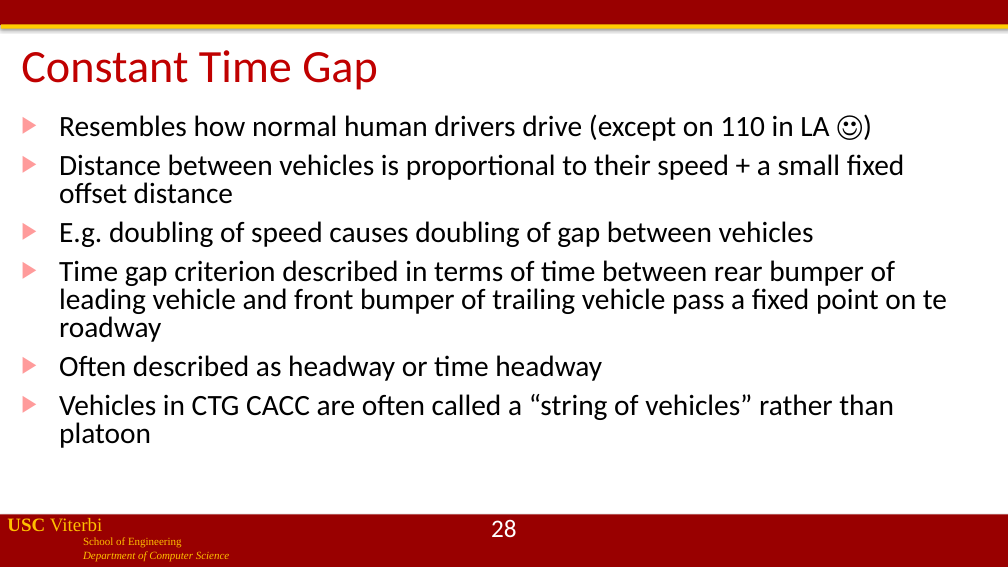
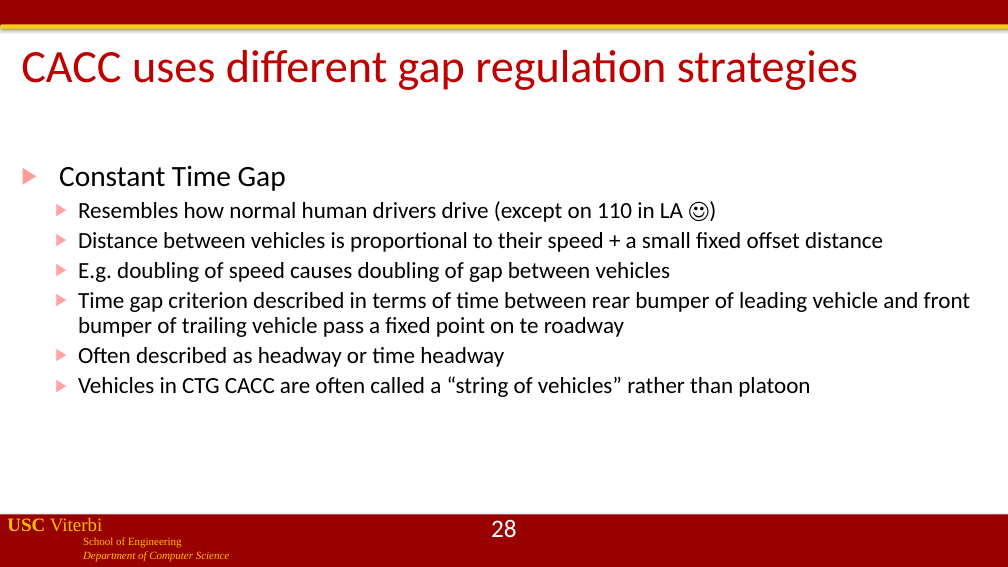
Before and after one commit to jdeshmukh/jdeshmukh.github.io, a slide deck: slide 28 of teaching/cs513slides/lecture13-communication-and-security.pptx. Drawn at 1008x567 pixels with LibreOffice and Linux fonts; fonts in the diff are those of the drawing; background and template pictures are left out. Boxes give left, top, right and bottom in pixels: in the first picture for what was removed or moved away, otherwise in the second. Text is boxed around its words. In the diff, an @@ line names an element or a change of style, - is before the commit and + after.

```diff
--- a/teaching/cs513slides/lecture13-communication-and-security.pptx
+++ b/teaching/cs513slides/lecture13-communication-and-security.pptx
@@ title at (x1=21, y1=50, x2=858, y2=90): text changed @@
-Constant Time Gap
+CACC uses different gap regulation strategies
@@ text "Constant Time Gap" moved from (x1=59, y1=114, x2=947, y2=448) to (x1=59, y1=165, x2=970, y2=397) @@
@@ text at (x1=59, y1=165, x2=286, y2=191): paragraph added @@
+▶ Constant Time Gap
@@ text at (x1=78, y1=201, x2=970, y2=397): size 28 to 22 pt; list level 1 to 2 in "Resembles how normal human drivers ..."; line spacing 0.8 to 0.9; bullet colour #FF9B9B to #FFA3A3; list level 1 to 2 in "Distance between vehicles is proportional ..."; list level 1 to 2 in "E.g. doubling of speed causes ..."; list level 1 to 2 in "Time gap criterion described in ..."; list level 1 to 2 in "Often described as headway or ..."; list level 1 to 2 in "Vehicles in CTG CACC are ..." @@
```
Also in this commit, not shown: 28 other slides changed, 2 other files.
